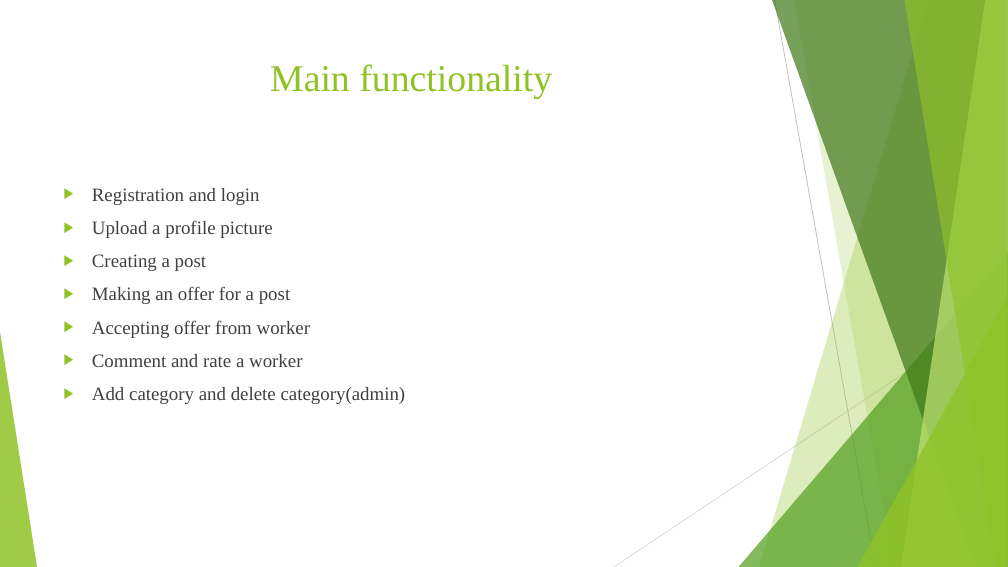
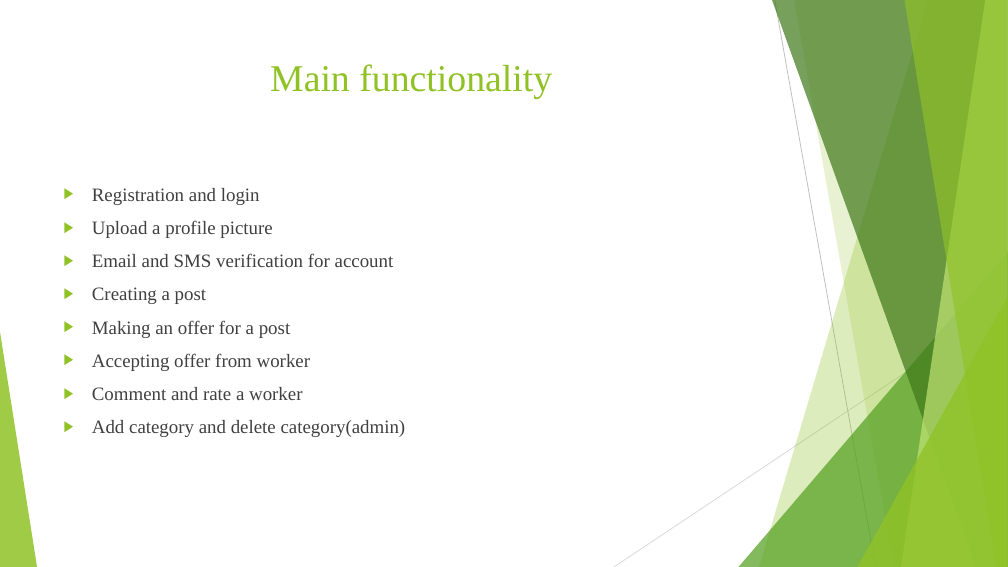
Before and after one commit to maxm1r/Maistor.bg, a slide deck: slide 3 of Maistor.bg Presentation.pptx (slide 2 before the commit). Drawn at 1008x567 pixels with LibreOffice and Linux fonts; fonts in the diff are those of the drawing. Boxes give left, top, right and bottom in pixels: in the first picture for what was removed or moved away, otherwise in the second. Text is boxed around its words. In the diff, an @@ line names an element or a change of style, - is before the commit and + after.

```diff
--- a/Maistor.bg Presentation.pptx
+++ b/Maistor.bg Presentation.pptx
@@ text at [92, 253, 394, 267]: paragraph added @@
+▶ Email and SMS verification for account
```
Also in this commit, not shown: 4 other slides changed, 1 slide added, 2 other files.
